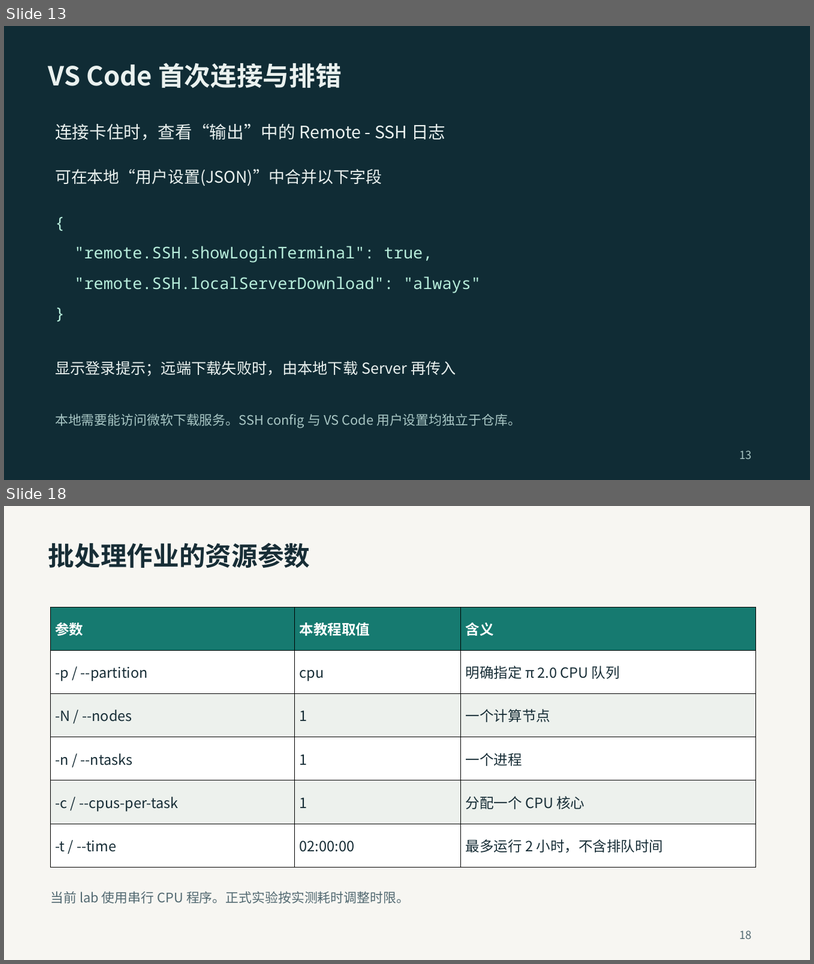
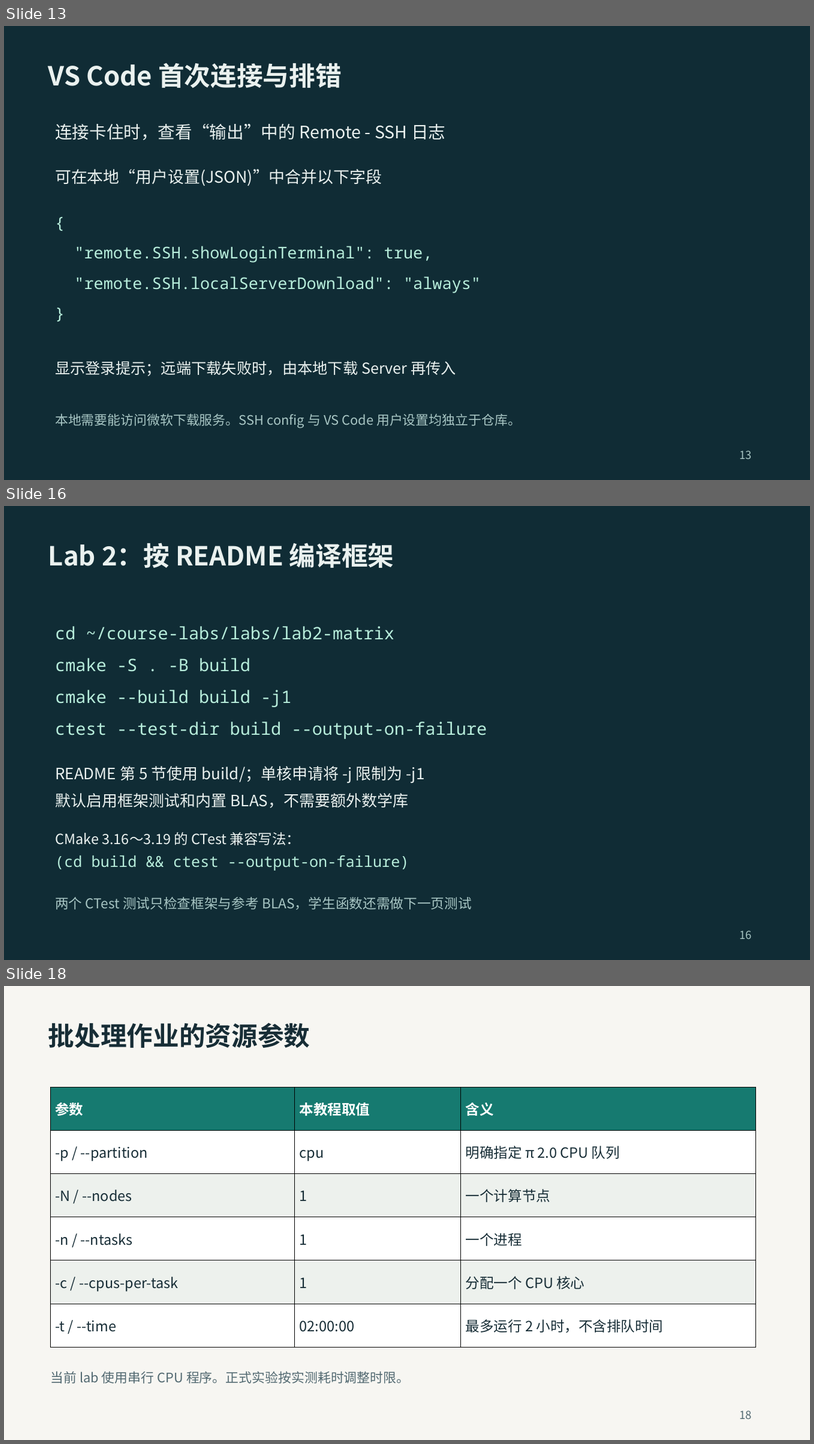
Before and after one commit to 2026-fall-calabs/calabs-2026-fall-starter, a slide deck: docs/交我算平台Lab运行指南-学生版.pptx. Shown one above the other, each under a label of ours: slides 13 and 18 before the commit, slides 13, 16 and 18 after it; the slides between them are not shown. The pictures are 814x964 and 814x1444 pixels, drawn with LibreOffice and Linux fonts; fonts in the diff are those of the drawing. Boxes give left, top, right and bottom in pixels: in the first picture for what was removed or moved away, otherwise in the second. Text is boxed around its words. In the diff, an @@ line names an element or a change of style, - is before the commit and + after.

Commit message:
Align platform tutorial with formal lab README workflows

```diff
--- a/docs/交我算平台Lab运行指南-学生版.pptx
+++ b/docs/交我算平台Lab运行指南-学生版.pptx
@@ slide 16 added at <box>4,506,810,960</box>, background #102C35 @@
@@ text added at <box>48,543,395,568</box>, 39 pt, text #EAF1EF, bold @@
+Lab 2：按 README 编译框架
@@ text added at <box>55,626,395,640</box>, 25.5 pt, text #B7EDDB @@
+cd ~/course-labs/labs/lab2-matrix
@@ text added at <box>55,658,251,672</box>, 25.5 pt, text #B7EDDB @@
+cmake -S . -B build
@@ text added at <box>55,690,291,707</box>, 25.5 pt, text #B7EDDB @@
+cmake --build build -j1
@@ text added at <box>55,721,487,739</box>, 25.5 pt, text #B7EDDB @@
+ctest --test-dir build --output-on-failure
@@ text added at <box>55,766,425,783</box>, 23.2 pt, text #EAF1EF @@
+README 第 5 节使用 build/；单核申请将 -j 限制为 -j1
@@ text added at <box>55,793,409,808</box>, 23.2 pt, text #EAF1EF @@
+默认启用框架测试和内置 BLAS，不需要额外数学库
@@ text added at <box>55,832,301,845</box>, 21 pt, text #EAF1EF @@
+CMake 3.16～3.19 的 CTest 兼容写法：
@@ text added at <box>55,855,410,870</box>, 22.5 pt, text #B7EDDB @@
+(cd build && ctest --output-on-failure)
@@ text added at <box>55,897,472,909</box>, 20.2 pt, text #A8C6C4 @@
+两个 CTest 测试只检查框架与参考 BLAS，学生函数还需做下一页测试
@@ text added at <box>740,930,752,939</box>, 16.5 pt, text #A8C6C4 @@
+16
```
Also in this commit, not shown: 10 slides changed, 10 other slides added, 5 slides removed, 1 other file.
